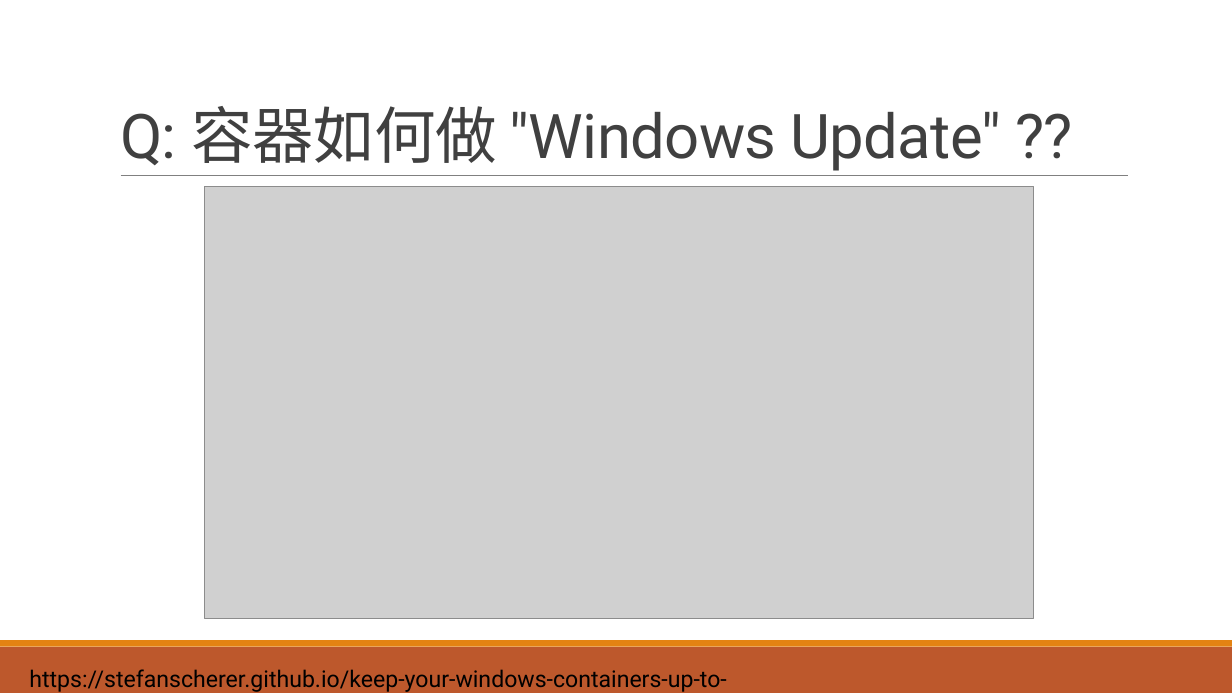
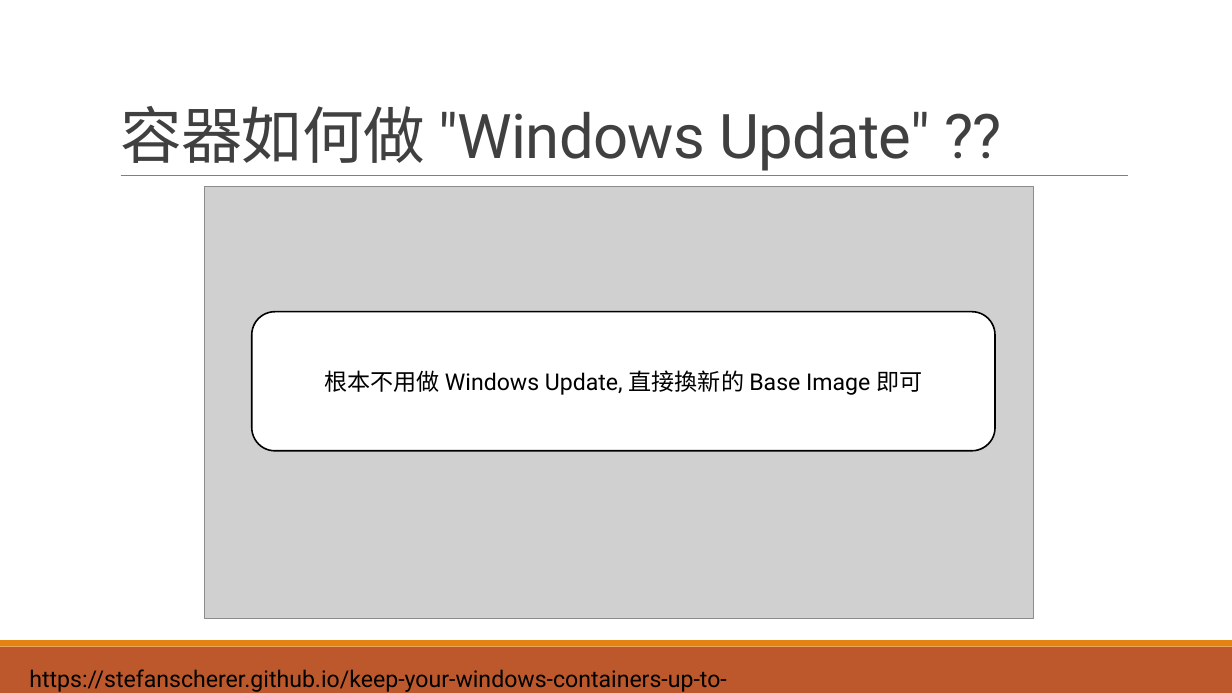
Before and after one commit to andrew0928/Meetup, a slide deck: slide 32 of 20170916.ContainerDrivenDevelop/slides.pptx. Drawn at 1232x693 pixels with LibreOffice and Linux fonts; fonts in the diff are those of the drawing; grey boxes stand for pictures. Boxes give left, top, right and bottom in pixels: in the first picture for what was removed or moved away, otherwise in the second. Text is boxed around its words. In the diff, an @@ line names an element or a change of style, - is before the commit and + after.

```diff
--- a/20170916.ContainerDrivenDevelop/slides.pptx
+++ b/20170916.ContainerDrivenDevelop/slides.pptx
@@ title at bbox=[120, 106, 930, 171]: text changed @@
-Q: 容器如何做 "Windows Update" ??
+容器如何做 "Windows Update" ??
@@ rounded rectangle added at bbox=[252, 311, 995, 451], fill #FFFFFF, outline #000000 1.25 pt, 18 pt, text #000000 @@
+根本不用做 Windows Update, 直接換新的 Base Image 即可
```
Also in this commit, not shown: 10 other slides changed, 2 slides added, 5 slides removed, 2 other files.
